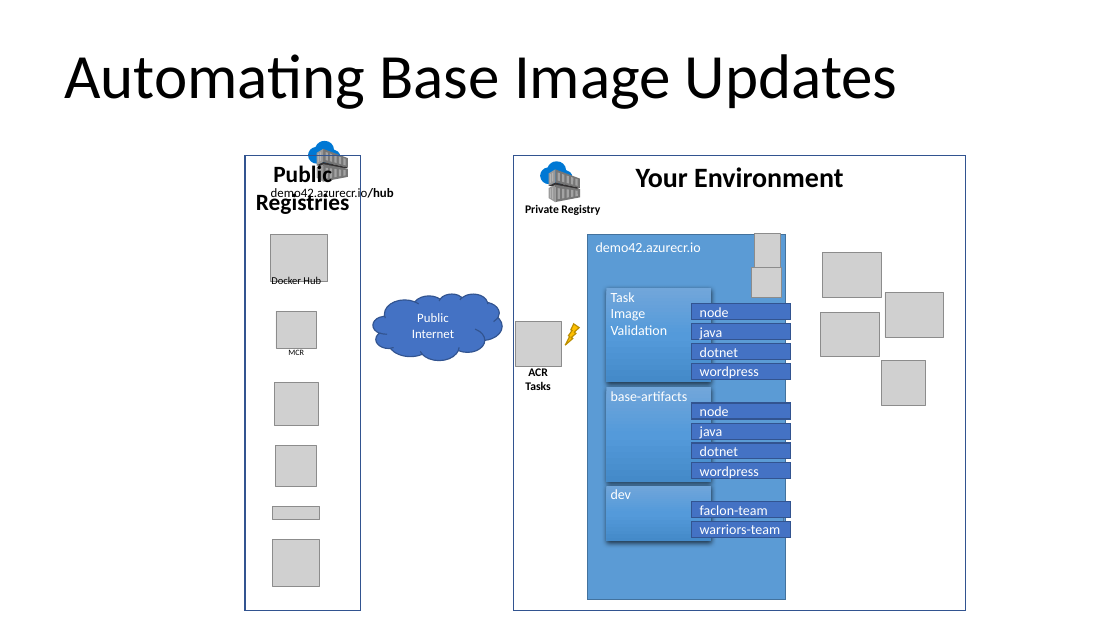
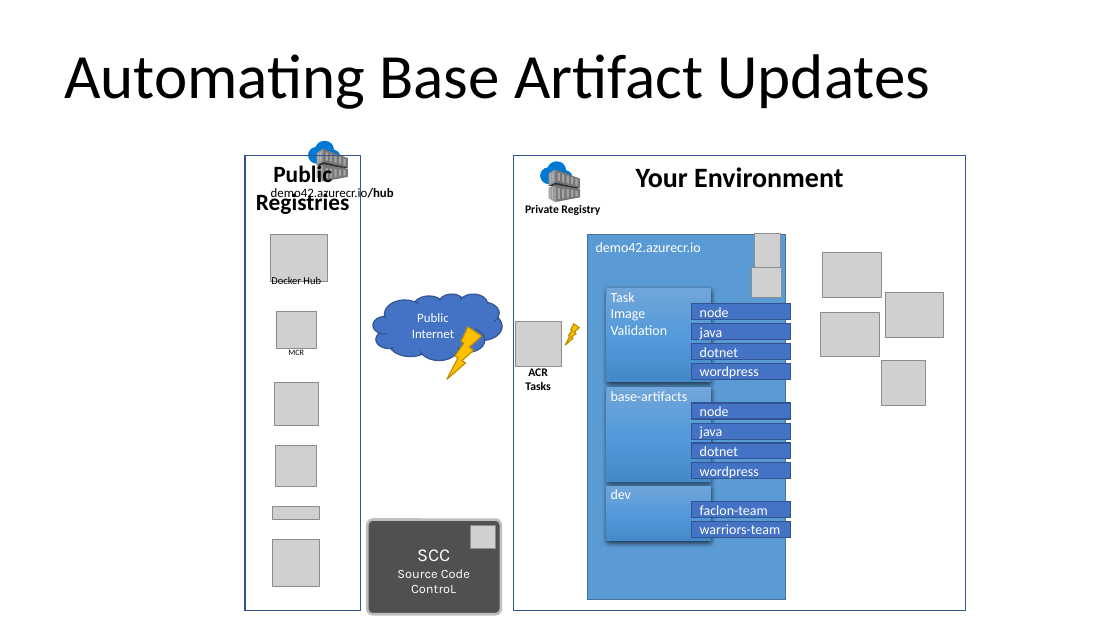
Before and after one commit to SteveLasker/Presentations, a slide deck: slide 10 of RejektsNA19-OSandFxPatching.pptx. Drawn at 1120x630 pixels with LibreOffice and Linux fonts; fonts in the diff are those of the drawing; grey boxes stand for pictures; background and template pictures are left out. Boxes give left, top, right and bottom in pixels: in the first picture for what was removed or moved away, otherwise in the second. Text is boxed around its words. In the diff, an @@ line names an element or a change of style, - is before the commit and + after.

```diff
--- a/RejektsNA19-OSandFxPatching.pptx
+++ b/RejektsNA19-OSandFxPatching.pptx
@@ title at <box>64,54,930,109</box>: text changed @@
-Automating Base Image Updates
+Automating Base Artifact Updates
@@ lightning bolt added at <box>447,327,481,380</box>, fill #FFC000, outline #BD8E00 1 pt @@
@@ rounded rectangle added at <box>367,520,501,615</box>, fill #505050, outline #BFBFBF 2.25 pt @@
@@ picture added at <box>471,526,495,549</box> @@
@@ text added at <box>397,549,470,593</box>, 11 pt, text #FFFFFF @@
+SCC
+Source Code ControL
```
Also in this commit, not shown: 5 other slides changed, 1 slide removed, 1 other file.
